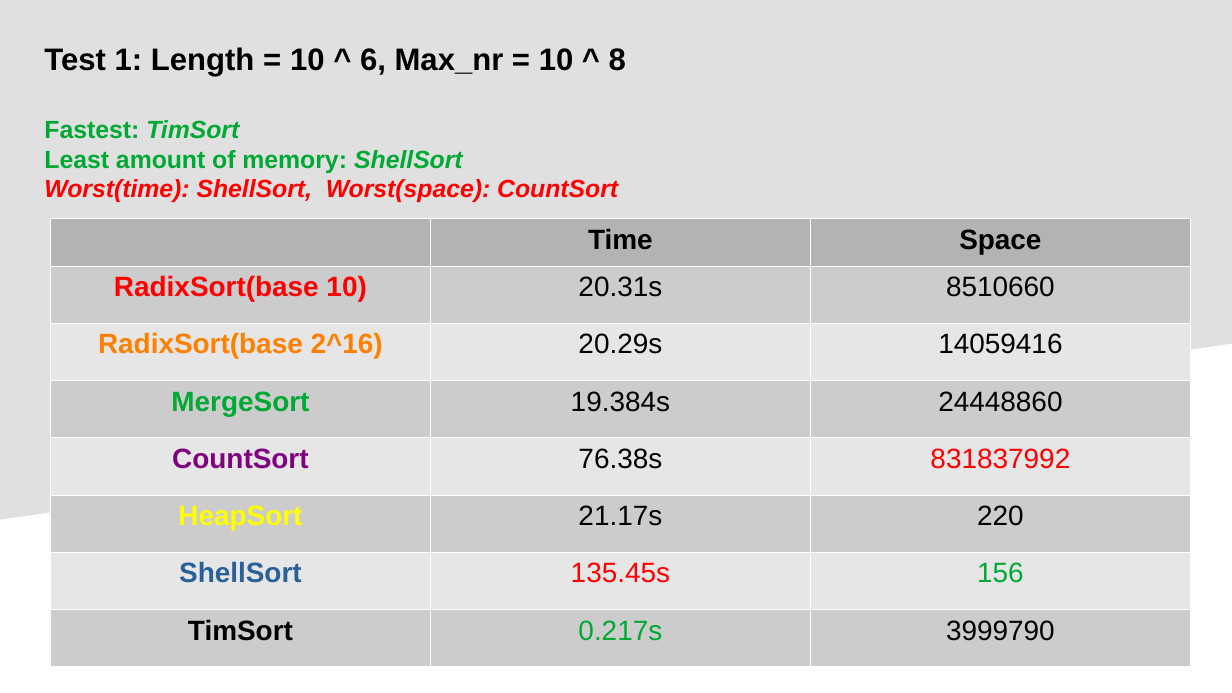
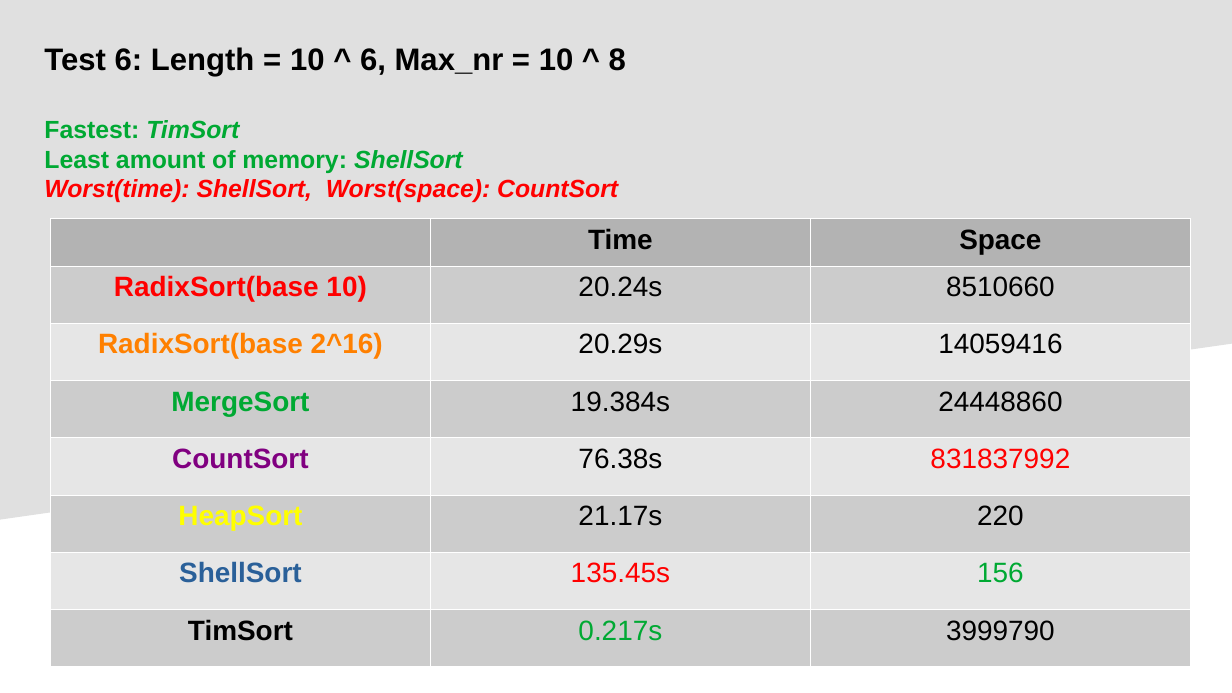
Before and after one commit to VictorE076/Data-Structures, a slide deck: slide 8 of Sorting Algorithms Project.odp. Drawn at 1232x693 pixels with LibreOffice and Linux fonts; fonts in the diff are those of the drawing. Boxes give left, top, right and bottom in pixels: in the first picture for what was removed or moved away, otherwise in the second. Text is boxed around its words. In the diff, an @@ line names an element or a change of style, - is before the commit and + after.

```diff
--- a/Sorting Algorithms Project.odp
+++ b/Sorting Algorithms Project.odp
@@ text at (44, 47, 626, 76): text changed @@
-Test 1: Length = 10 ^ 6, Max_nr = 10 ^ 8
+Test 6: Length = 10 ^ 6, Max_nr = 10 ^ 8
@@ table at (50, 218, 1191, 666) @@
-row 2, column 2: 20.31s
+row 2, column 2: 20.24s
```
Also in this commit, not shown: 5 other slides changed, 4 slides added, 1 other file.
